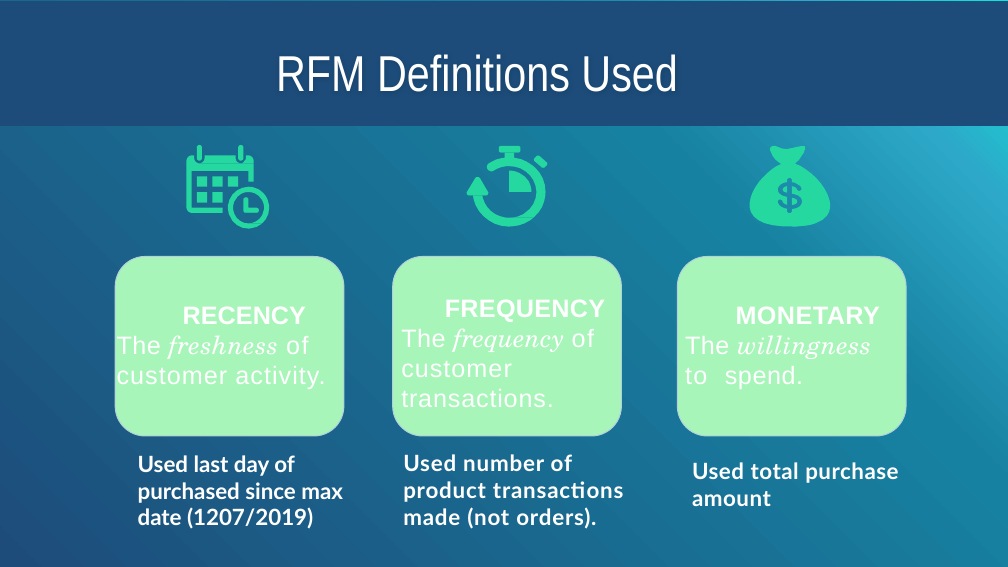
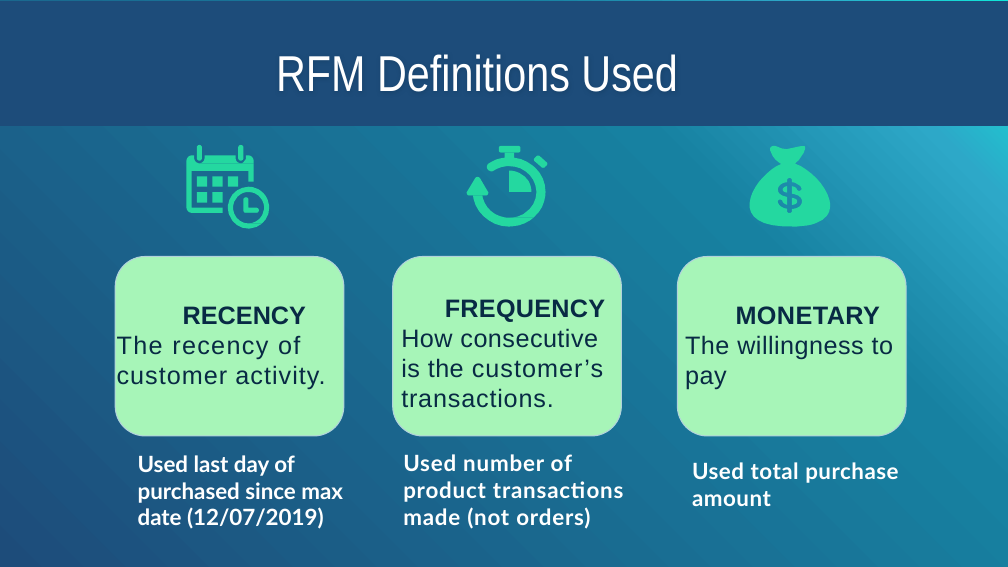
Before and after one commit to dannygarcia193/dataAnalysisBootcamp-GradProject, a slide deck: slide 14 of RFMCustomerSegmentation-MainProject/graduationProject_Presentation.pptx. Drawn at 1008x567 pixels with LibreOffice and Linux fonts; fonts in the diff are those of the drawing. Boxes give left, top, right and bottom in pixels: in the first picture for what was removed or moved away, otherwise in the second. Text is boxed around its words. In the diff, an @@ line names an element or a change of style, - is before the commit and + after.

```diff
--- a/RFMCustomerSegmentation-MainProject/graduationProject_Presentation.pptx
+++ b/RFMCustomerSegmentation-MainProject/graduationProject_Presentation.pptx
@@ text at (445,299,605,322): text colour #FFFFFF to #082A44 in "FREQUENCY" @@
@@ text at (183,306,306,325): text colour #FFFFFF to #082A44 in "RECENCY" @@
@@ text at (401,328,603,408): text changed; text colour #FFFFFF to #082A44 @@
-The frequency of customer transactions.
+How consecutive is the customer’s transactions.
@@ text at (736,306,880,325): text colour #FFFFFF to #082A44 in "MONETARY" @@
@@ text at (117,335,325,390): text changed; text colour #FFFFFF to #082A44 @@
-The freshness of customer activity.
+The recency of customer activity.
@@ text at (685,335,893,390): text changed; text colour #FFFFFF to #082A44 @@
-The willingness to spend.
+The willingness to pay
@@ text at (138,455,343,529): text changed @@
-Used last day of purchased since max date (1207/2019)
+Used last day of purchased since max date (12/07/2019)
@@ text at (403,454,623,529): text changed @@
-Used number of product transactions made (not orders).
+Used number of product transactions made (not orders)
```
Also in this commit, not shown: 9 other slides changed, 2 other files.
